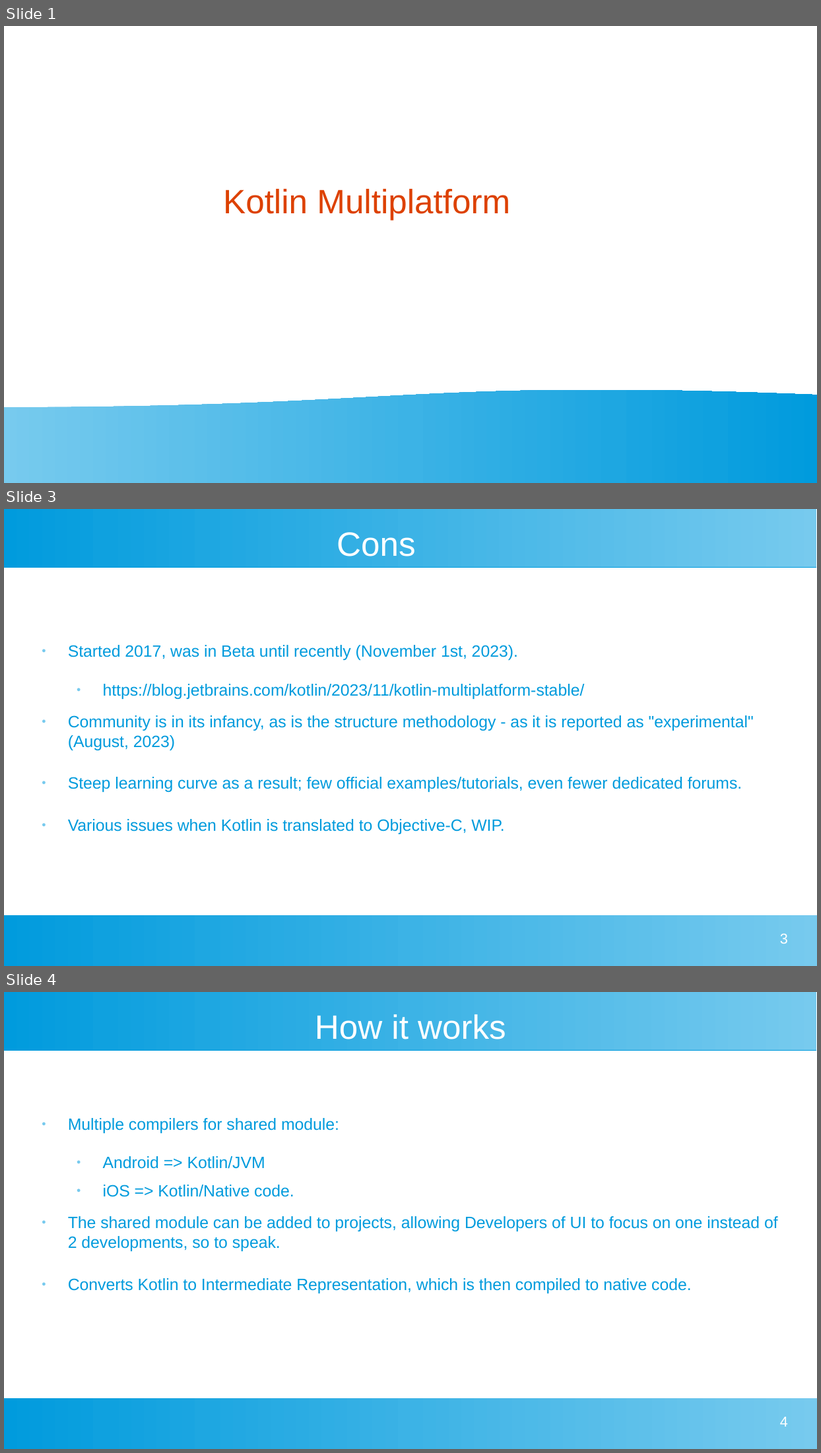
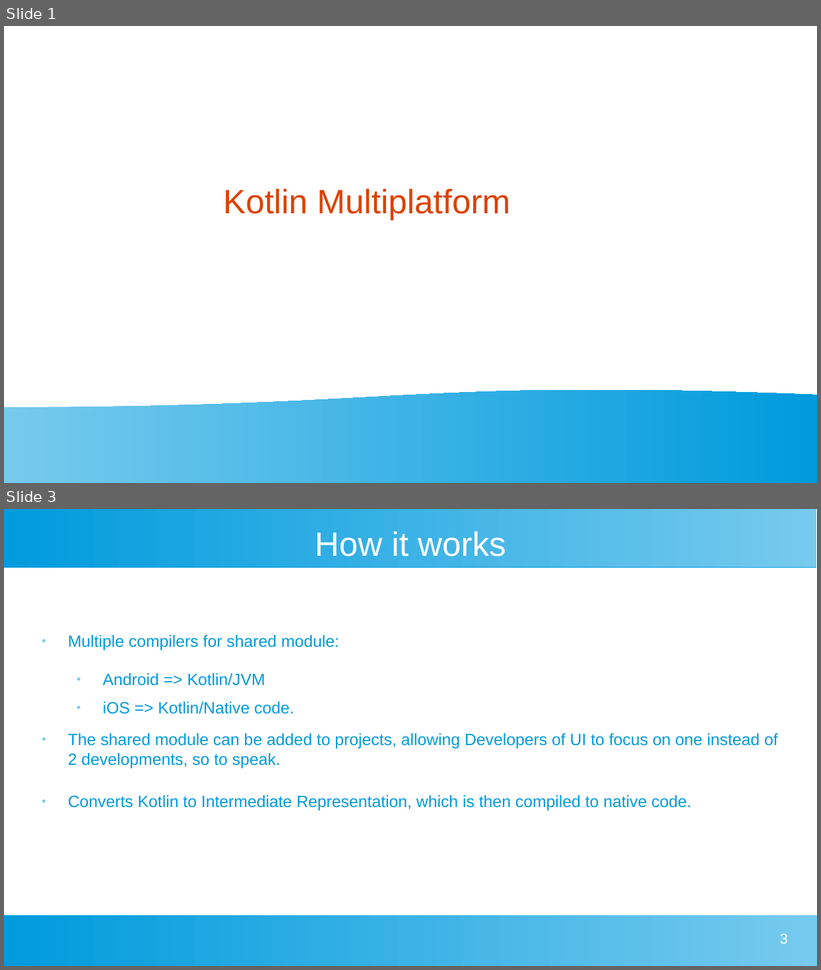
Before and after one commit to MadSantiak/H5, a slide deck: xplatform_kmp_bjarke_mads.odp. Shown one above the other, each under a label of ours: slides 1, 3 and 4 before the commit, slides 1 and 3 after it; the slides between them are not shown. The pictures are 821x1453 and 821x970 pixels, drawn with LibreOffice and Linux fonts; fonts in the diff are those of the drawing. Boxes give left, top, right and bottom in pixels: in the first picture for what was removed or moved away, otherwise in the second. Text is boxed around its words. In the diff, an @@ line names an element or a change of style, - is before the commit and + after.

```diff
--- a/xplatform_kmp_bjarke_mads.odp
+++ b/xplatform_kmp_bjarke_mads.odp
@@ slide 3 removed at (4,509,817,966), background #FFFFFF; not listed: 2 template elements that a slide beside it also shows @@
@@ title removed at (337,532,416,557) @@
-Cons
@@ text removed at (68,645,754,834) @@
-● Started 2017, was in Beta until recently (November 1st, 2023).
-  ● https://blog.jetbrains.com/kotlin/2023/11/kotlin-multiplatform-stable/
-● Community is in its infancy, as is the structure methodology - as it is reported as "experimental" (August, 2023)
-● Steep learning curve as a result; few official examples/tutorials, even fewer dedicated forums.
-● Various issues when Kotlin is translated to Objective-C, WIP.
@@ page number removed at (780,934,788,944) @@
-3
@@ what was slide 4 is now slide 3 @@
@@ page number at (780,934,788,944): text changed @@
-4
+3
```
Also in this commit, not shown: 1 slide changed, 2 other files.
